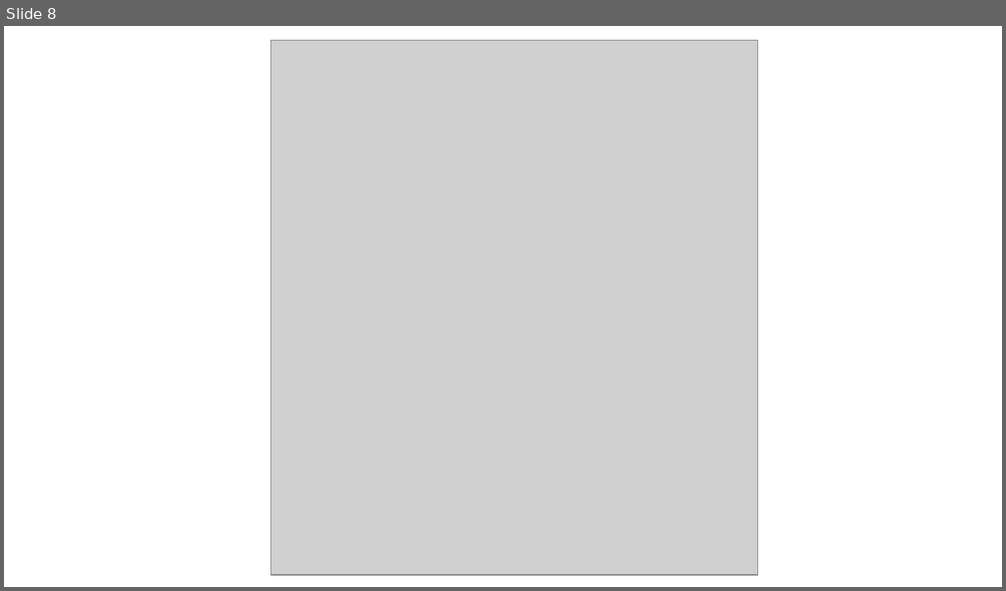
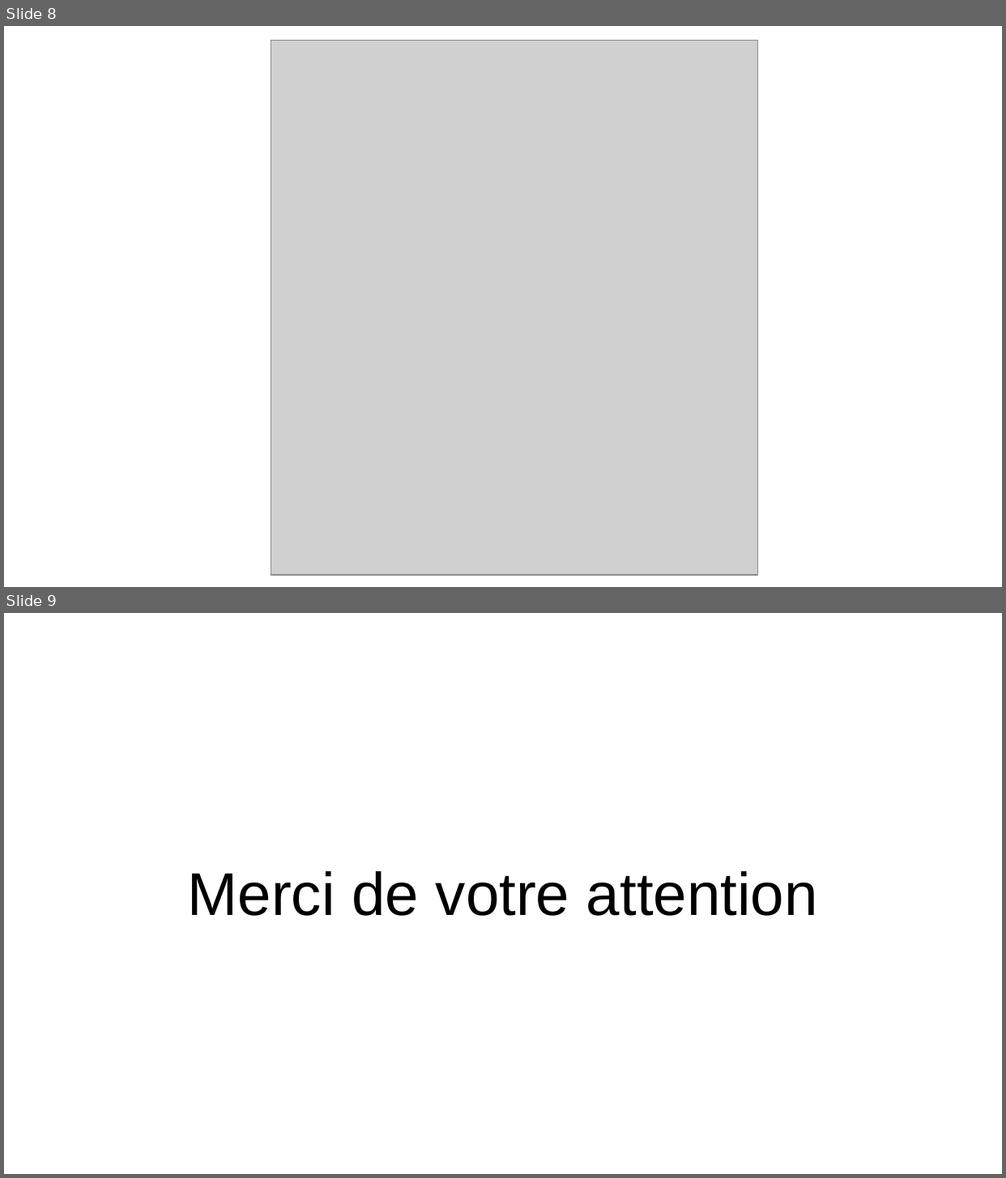
Before and after one commit to CEREMA/quadogeo, a slide deck: formation/Conducteur.odp. Shown one above the other, each under a label of ours: slide 8 before the commit, slides 8 and 9 after it. The pictures are 1006x591 and 1006x1178 pixels, drawn with LibreOffice and Linux fonts; fonts in the diff are those of the drawing; grey boxes stand for pictures. Boxes give left, top, right and bottom in pixels: in the first picture for what was removed or moved away, otherwise in the second. Text is boxed around its words. In the diff, an @@ line names an element or a change of style, - is before the commit and + after.

```diff
--- a/formation/Conducteur.odp
+++ b/formation/Conducteur.odp
@@ slide 9 added at [4, 613, 1002, 1174], background #FFFFFF @@
@@ subtitle added at [188, 871, 818, 916], 48 pt, text #000000 @@
+Merci de votre attention
```
Also in this commit, not shown: 1 slide removed, 5 other files.
